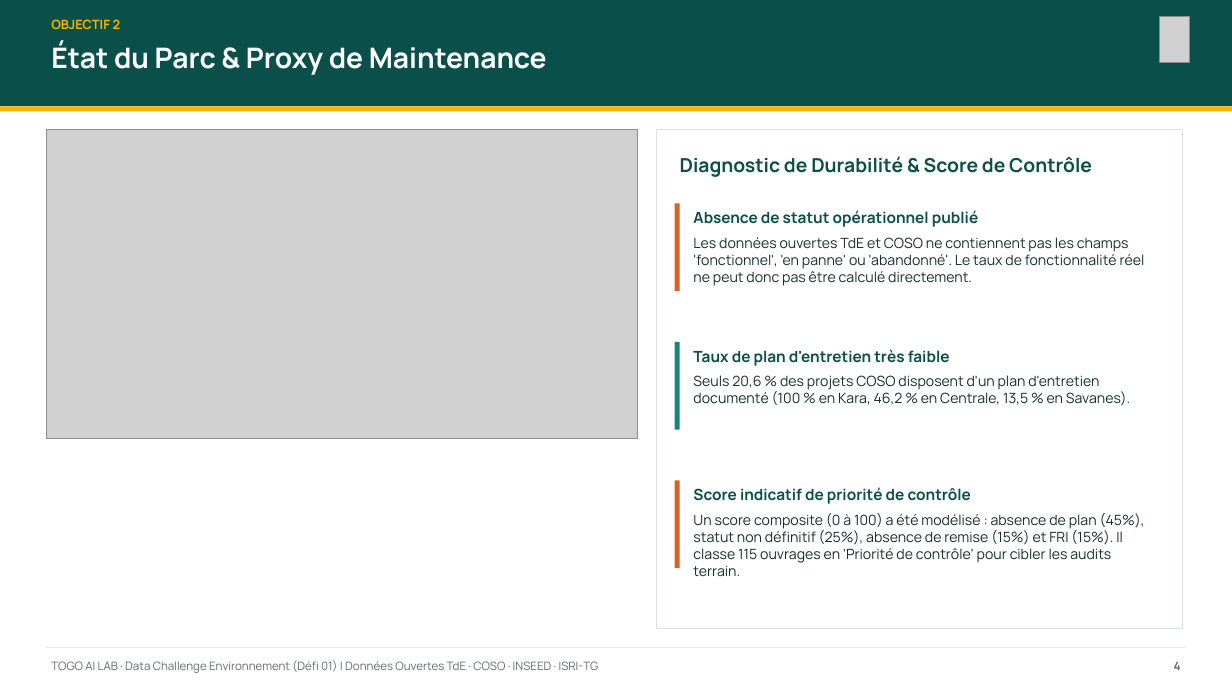
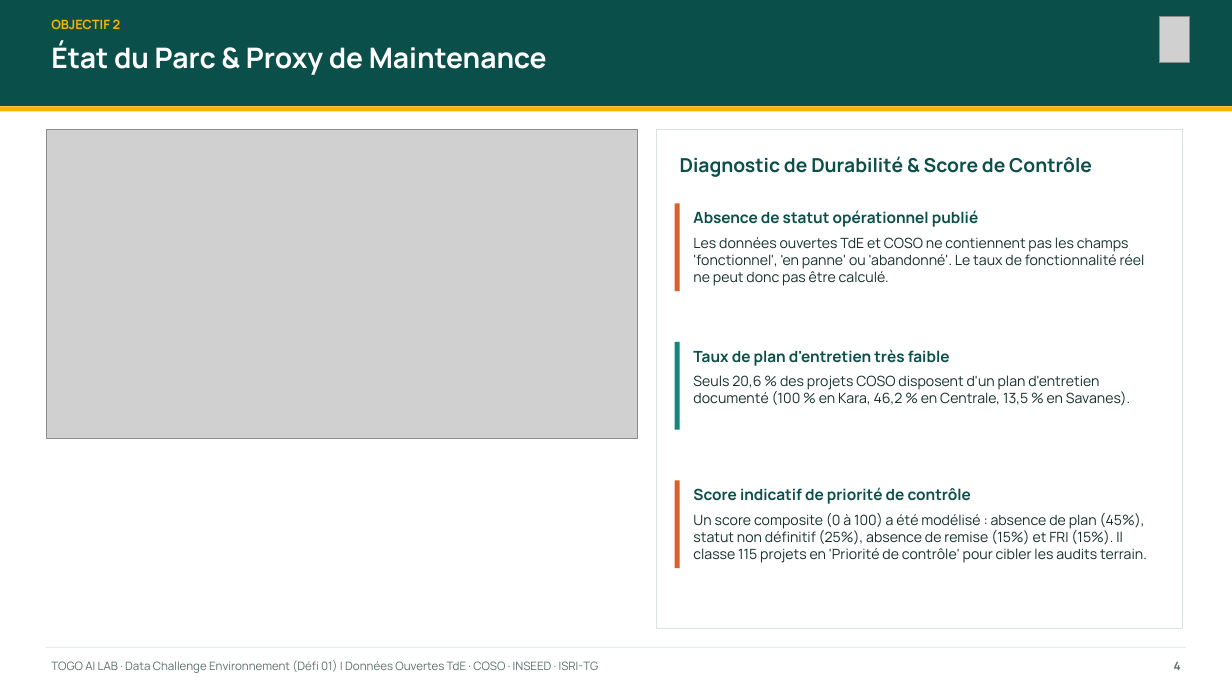
Before and after one commit to JosherenPro/defi1-environnement, a slide deck: slide 4 of reports/rapport.pptx. Drawn at 1232x693 pixels with LibreOffice and Linux fonts; fonts in the diff are those of the drawing; grey boxes stand for pictures. Boxes give left, top, right and bottom in pixels: in the first picture for what was removed or moved away, otherwise in the second. Text is boxed around its words. In the diff, an @@ line names an element or a change of style, - is before the commit and + after.

```diff
--- a/reports/rapport.pptx
+++ b/reports/rapport.pptx
@@ text at bbox=[693, 237, 1145, 286]: text changed @@
-Les données ouvertes TdE et COSO ne contiennent pas les champs 'fonctionnel', 'en panne' ou 'abandonné'. Le taux de fonctionnalité réel ne peut donc pas être calculé directement.
+Les données ouvertes TdE et COSO ne contiennent pas les champs 'fonctionnel', 'en panne' ou 'abandonné'. Le taux de fonctionnalité réel ne peut donc pas être calculé.
@@ text at bbox=[693, 513, 1147, 563]: text changed @@
-Un score composite (0 à 100) a été modélisé : absence de plan (45%), statut non définitif (25%), absence de remise (15%) et FRI (15%). Il classe 115 ouvrages en 'Priorité de contrôle' pour cibler les audits terrain.
+Un score composite (0 à 100) a été modélisé : absence de plan (45%), statut non définitif (25%), absence de remise (15%) et FRI (15%). Il classe 115 projets en 'Priorité de contrôle' pour cibler les audits terrain.
```
Also in this commit, not shown: 2 other slides changed, 1 slide added, 1 other file.
